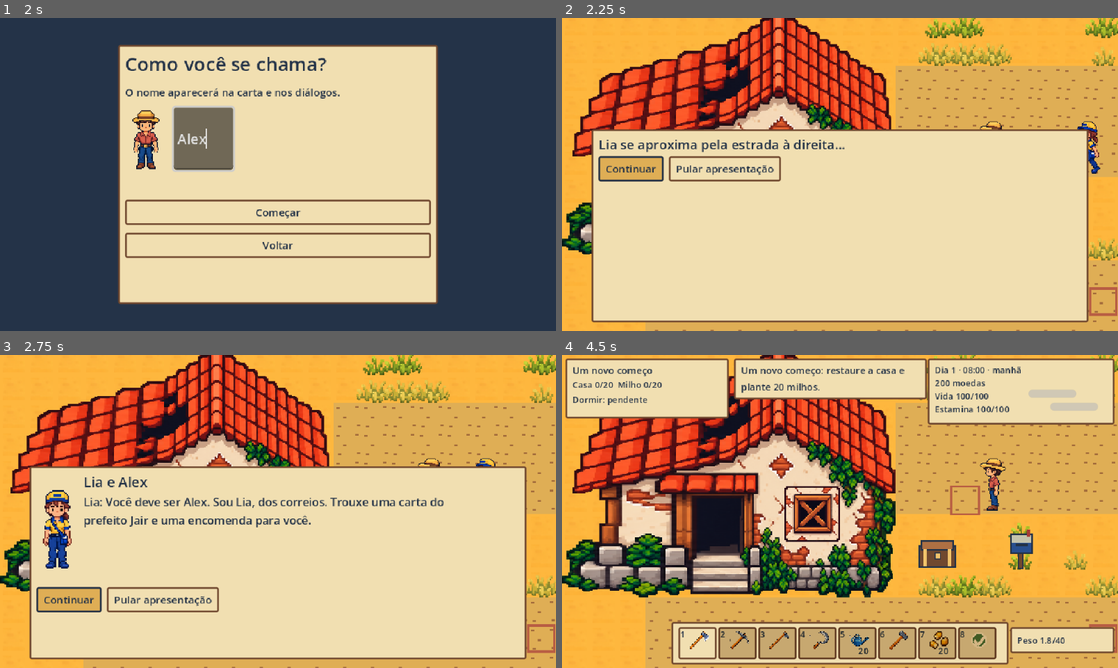
Above: before the commit, frames 1-4 (two rows, left to right).
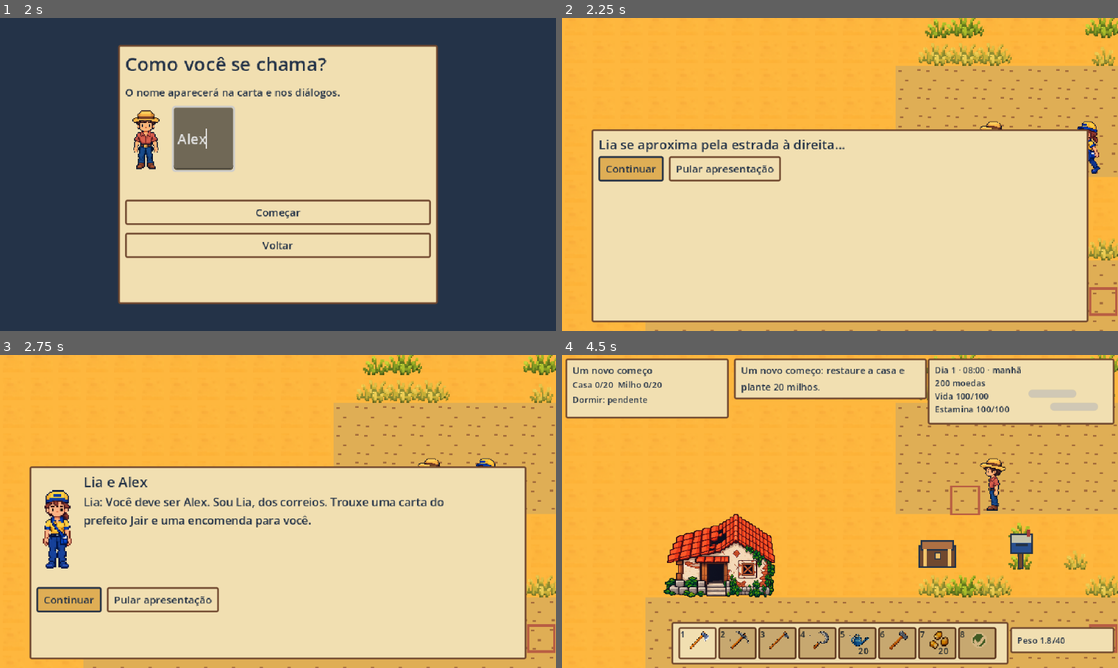
Above: after the commit, the same moments.

Repository: mvasconcelosdefarias01-cyber/Boa-Sorte-Game
Game: Godot game, scene res://main.tscn
Same seed, same stepped clock (60 frames per second), same inputs: the game is played once before the commit and once after it.
Inputs (mouse positions are in pixels of both pictures, inside the frame that each line leads up to):
- Up to frame 1 (2 s): click "Nova partida" at 0.5 s; click (205, 140) at 1.27 s; type "Alex" at 1.35 s
- Up to frame 2 (2.25 s): click "Começar" at 2 s
- Up to frame 3 (2.75 s): no input
- Up to frame 4 (4.5 s): tap Enter at 2.75 s; move the mouse to (962, 495) at 2.77 s; hold Right (ui_right) 2.78-3.5 s; tap 1 at 2.85 s; click (962, 495) at 2.92 s; tap Space at 3.02 s; click "Continuar" at 3.5 s; click "Pular apresentação" at 4.25 s

Frame 1 is identical in both runs. In frame 2, 15% of the frame differs, in the area x 0-60%, y 0-76%; in frame 3, 15%; in frame 4, 32%, in the area x 0-60%, y 0-78%.

Commit message:
Match farmhouse exterior scale to city residences and shrink collision

Diff:
--- a/scripts/game.gd
+++ b/scripts/game.gd
@@ -8,6 +8,8 @@
 const ROAD_CITY_ENTRY := Vector2i(44,13)
 const ROAD_ENTRY := Vector2i(3,13)
 const FARM_ROAD_ENTRY := Vector2i(62,17)
+const FARM_HOUSE_SCALE := 1.0/3.0
+const FARM_HOUSE_FOOTPRINT := Rect2i(48,13,4,3)
 const SAVE_SCHEMA := 1
 const HOME_LAYOUT_VERSION := 2
 const HOME_SIZE := Vector2i(17,10)
@@ -278,7 +280,7 @@
  if s.mapId == "FARM01":
   if p.x < 0 or p.x >= 64 or p.y < 0 or p.y >= 48: return false
   if is_lake(p) or (p.x >= 8 and p.x <= 17 and p.y >= 8 and p.y <= 15): return false
-  if p.x >= 44 and p.x <= 55 and p.y >= 7 and p.y <= 15: return false
+  if FARM_HOUSE_FOOTPRINT.has_point(p): return false
   for id in s.objects:
    var ob = s.objects[id]
    if not ob.removed and tile_of(ob.at) == p: return false
@@ -724,7 +726,7 @@
 
 func tillable(p: Vector2i) -> bool:
  if s.mapId != "FARM01" or p.x < 1 or p.x > 62 or p.y < 1 or p.y > 46: return false
- if is_lake(p) or lake_shore(p) or p.x >= 44 and p.x <= 55 and p.y >= 7 and p.y <= 15: return false
+ if is_lake(p) or lake_shore(p) or FARM_HOUSE_FOOTPRINT.has_point(p): return false
  if p.x >= 8 and p.x <= 17 and p.y >= 8 and p.y <= 15: return false
  if p.x >= 57 and p.y >= 9 and p.y <= 12: return false
  if object_at(p) != "": return false
@@ -1180,11 +1182,12 @@
  audio_player.stream = sounds[id]
  audio_player.play()
 
-func asset(id: String, ground: Vector2) -> bool:
+func asset(id: String, ground: Vector2, sprite_scale: float = 1.0) -> bool:
  if not asset_textures.has(id): return false
  var tex: Texture2D = asset_textures[id]
  var pivot = asset_manifest[id].get("pivot", [tex.get_width()/2,tex.get_height()])
- draw_texture(tex,ground-Vector2(pivot[0],pivot[1]))
+ if sprite_scale == 1.0: draw_texture(tex,ground-Vector2(pivot[0],pivot[1]))
+ else: draw_texture_rect(tex,Rect2((ground-Vector2(pivot[0],pivot[1])*sprite_scale).round(),Vector2(tex.get_size())*sprite_scale),false)
  return true
 
 # Temporary vector art. Gameplay uses IDs and footprints; PNG exports can replace drawing.
@@ -1289,9 +1292,9 @@
  if not asset("props/ruin",Vector2(13,16)*TILE):
   draw_rect(Rect2(8*TILE,8*TILE,10*TILE,8*TILE),Color("70482f"),false,7)
   world_label("RUÍNAS",Vector2(10,10)*TILE,18,Color("f1dfb1"))
- if not asset("buildings/house_H01_restored" if s.repairs.H01.completed else "buildings/house_H01_old",Vector2(49.5,16)*TILE):
-  draw_rect(Rect2(44*TILE,7*TILE,12*TILE,9*TILE),Color("f1dfb1") if s.repairs.H01.completed else Color("b7a276"))
- asset("buildings/repair_H03_window_open" if s.repairs.H03.completed else "buildings/repair_H03_window_boarded",Vector2(53,14)*TILE)
+ if not asset("buildings/house_H01_restored" if s.repairs.H01.completed else "buildings/house_H01_old",Vector2(49.5,16)*TILE,FARM_HOUSE_SCALE):
+  draw_rect(Rect2(Vector2(FARM_HOUSE_FOOTPRINT.position)*TILE,Vector2(FARM_HOUSE_FOOTPRINT.size)*TILE),Color("f1dfb1") if s.repairs.H01.completed else Color("b7a276"))
+ asset("buildings/repair_H03_window_open" if s.repairs.H03.completed else "buildings/repair_H03_window_boarded",(Vector2(49.5,16)+(Vector2(53,14)-Vector2(49.5,16))*FARM_HOUSE_SCALE)*TILE,FARM_HOUSE_SCALE)
  if not asset("props/sales_chest",Vector2(57.5,15)*TILE): draw_rect(Rect2(57*TILE,14*TILE,30,29),Color("70482f"))
  if not asset("props/mailbox",Vector2(60.5,15)*TILE): draw_rect(Rect2(60*TILE,14*TILE,29,29),Color("e6b539"))
  draw_farm_crops(true,Vector2(s.position[0],s.position[1]).y*TILE)
Not shown, changed: README.md
Not shown, added: dist/BoaSorte-Casas-Ajustadas-Windows11.zip
Not shown, changed: docs/CIDADE_BOA_SORTE.md
